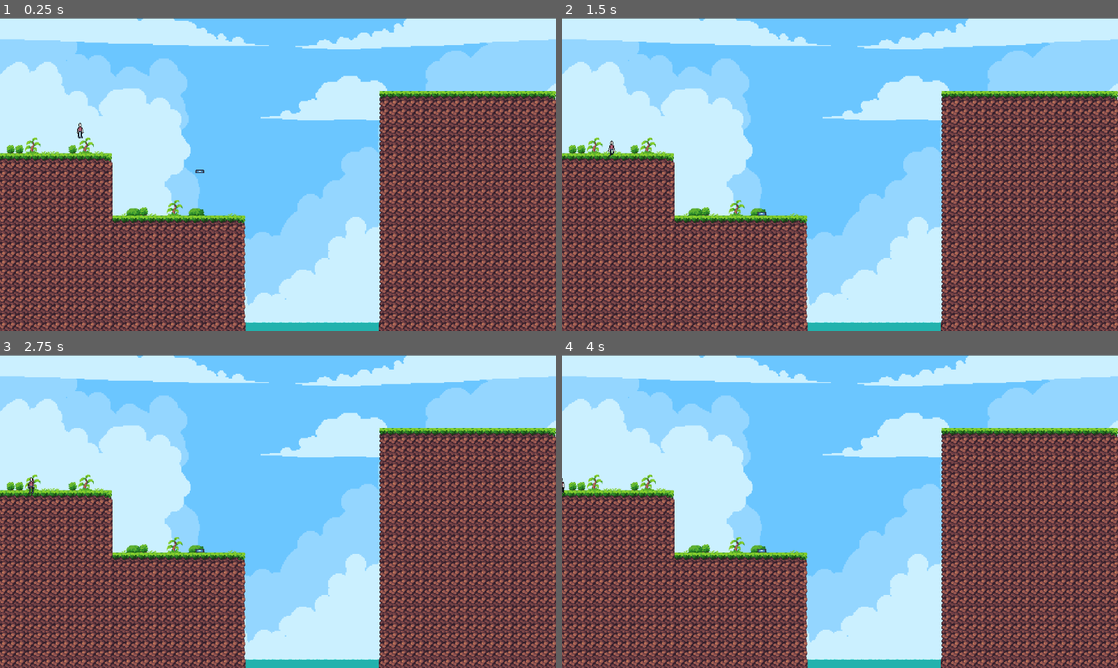
Above: before the commit, frames 1-4 (two rows, left to right).
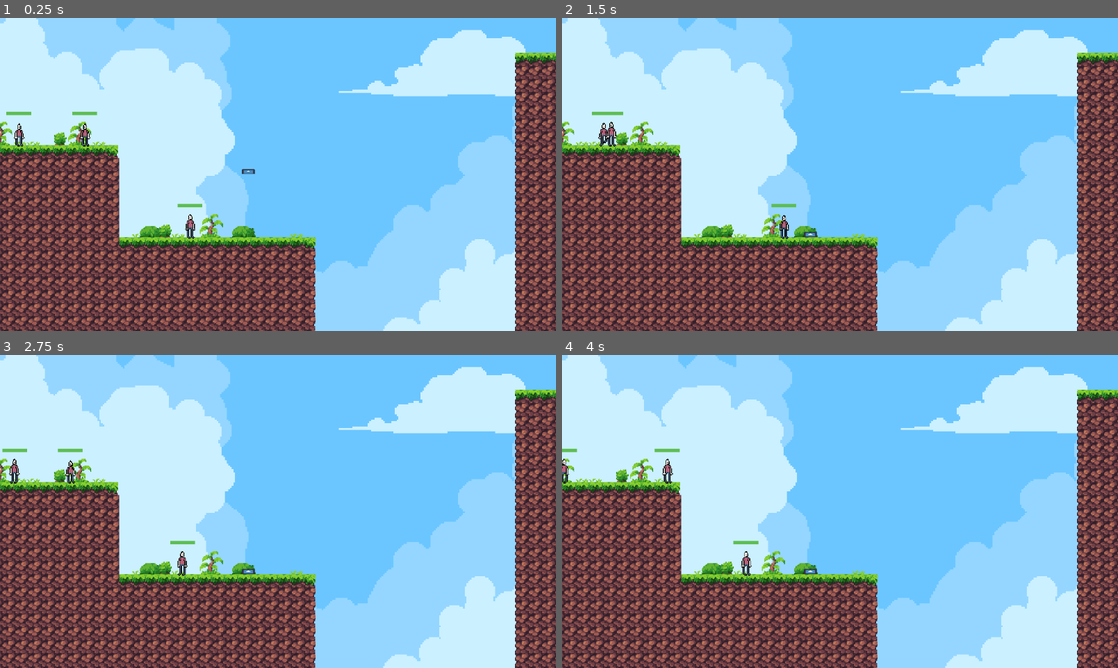
Above: after the commit, the same moments.

Repository: MichaelRRyan/ggj2024
Game: Godot game, scene res://gameplay/gameplay.tscn
Two runs of this game, one before a commit and one after it. Both use one fixed random seed, a clock stepped at 60 frames per second and the inputs below. The engine's default icon, where the game draws it, is replaced by a stand-in: a white triangle on a blue panel in a dark square.
Inputs (mouse positions are in pixels of both pictures, inside the frame that each line leads up to):
- Up to frame 1 (0.25 s): no input
- Up to frame 2 (1.5 s): move the mouse to (762, 199) at 0.52 s; press the mouse at (762, 199) at 0.53 s; move the mouse to (1006, 221) at 1.27 s; release the mouse at (1006, 221) at 1.28 s; click (1006, 221) at 1.35 s
- Up to frame 3 (2.75 s): move the mouse to (111, 464) at 2.02 s; press the mouse at (111, 464) at 2.03 s
- Up to frame 4 (4 s): move the mouse to (867, 511) at 2.77 s; release the mouse at (867, 511) at 2.78 s; click (867, 511) at 2.85 s; move the mouse to (756, 433) at 3.52 s; press the mouse at (756, 433) at 3.53 s

The runs differ from the first frame. In frame 1, 69% of the frame differs, in the area x 0-100%, y 0-100%; in frame 2, 69%; in frame 3, 69%; in frame 4, 69%.

Commit message:
Added Death and Game Over + tweaks and bug fixes
- Added Minion death and health bar.
- Added horizontal level bounds and death when falling out of map vertically.
- Added Minion names (not player faced).
- Made game end when all minions die + game over screen.
- Removed Minions ability to hold minions.
- Merged sprites in.
- Fixed minion collision to match sprites.
- Zoomed in camera.
- Stopped AI trying to walk when in air.
- Fixed some errors.

* Added death and health bar, fixed fall damage

* Added death on fall out of map and minion names

Also fixed crushing minions into the floor issue

* Added level bounds and lose on death

* Added game over screen and fixed held item error

* AI can no longer hold AI

* Adjusted collision, zoomed in camera, stopped AI moving when in air

* Fixed minion collision shape

Diff:
--- a/Characters/basic-minion.gd
+++ b/Characters/basic-minion.gd
@@ -1,12 +1,17 @@
 extends Entity
+class_name Minion
+
+signal died
 
 @export var speed : float = 300.0
 @export var acceleration : float = 300.0
 @export var jump_velocity : float = -400.0
 @export var health : float = 10
-var fall_strength : int = 0;
-@export var fall_dmg_thershold : float = 20.0
-@export var fall_dmg_ratio : float = 1.0
+@export var max_health : float = 10
+@export var _fall_dmg_thershold : float = 200.0
+@export var _fall_dmg_ratio : float = 0.01
+var _prev_velocity := Vector2.ZERO
+var _prev_is_on_floor = false
 var target
 var is_interacting : bool = false
 var has_task : bool = false
@@ -15,7 +20,6 @@
 var has_target : bool = false
 var target_x : float = 0.0
 var target_x_diff : float = 0.0
-var direction : int = 0
 var rng = RandomNumberGenerator.new()
 var random_number = 0.0
 
@@ -24,34 +28,38 @@
 @onready var _pickup_component : PickupComponent = get_node("PickupComponent")
 
 
+func _ready():
+	health = max_health
+	$HealthBar.value = health / max_health
+	name = Global.minion_names[randi() % Global.minion_names.size()]
+
 func _physics_process(delta):
-	# Add the gravity.
-	if not is_on_floor():
-		velocity.y += gravity * delta
-		fall_strength += 1
+	var direction = 0
 
 	if is_on_floor():
-		if fall_strength >= 20.0:
-			health -= (fall_strength - 20.0) / 10.0
-			fall_strength = 0
+		if not _prev_is_on_floor and _prev_velocity.y >= _fall_dmg_thershold:
+			take_damage((_prev_velocity.y - _fall_dmg_thershold) * _fall_dmg_ratio)
+			print(_prev_velocity)
 		velocity.x *= _ground_friction
+
+		if has_target:
+			target_x_diff = get_global_position().x - target_x
+			if target_x_diff < 0.0:
+				direction = 1
+			else:
+				direction = -1
+		else:
+			direction = 0
+
+		if has_task && not has_target && not is_interacting:
+			if random_number >= 0.0:
+				direction = 1
+			else:
+				direction = -1
+
 	else:
+		velocity.y += gravity * delta
 		velocity.x *= _air_friction
-
-	if has_target:
-		target_x_diff = get_global_position().x - target_x
-		if target_x_diff < 0.0:
-			direction = 1
-		else:
-			direction = -1
-	else:
-		direction = 0
-
-	if has_task && not has_target && not is_interacting:
-		if random_number >= 0.0:
-			direction = 1
-		else:
-			direction = -1
 
 	if direction != 0:
 		$AnimatedSprite2D.play("Walk")
@@ -62,6 +70,8 @@
 	if _pickup_component == null or not _pickup_component.is_held():
 		velocity.x = clamp(velocity.x + direction * acceleration * delta, -speed, speed)
 
+	_prev_velocity = velocity
+	_prev_is_on_floor = is_on_floor()
 	move_and_slide()
 
 func _on_view_body_entered(body):
@@ -86,7 +96,6 @@
 		has_target = false
 		is_interacting = true
 		has_task = true
-		direction = 0
 		harvest_timer.start(3)
 
 
@@ -97,3 +106,14 @@
 	is_interacting = false
 	has_task = false
 	pass # Replace with function body.
+
+func take_damage(amount : float):
+	health -= amount
+	$HealthBar.value = health / max_health
+	if health <= 0:
+		_die()
+
+func _die():
+	print(name + " has died.")
+	emit_signal("died")
+	queue_free()
--- a/features/entity/entity.tscn
+++ b/features/entity/entity.tscn
@@ -5,9 +5,11 @@
 [ext_resource type="Script" path="res://features/entity_pickup/pickup_component.gd" id="2_kmm32"]
 
 [sub_resource type="RectangleShape2D" id="RectangleShape2D_yb0ci"]
+size = Vector2(14, 30)
 
 [sub_resource type="CapsuleShape2D" id="CapsuleShape2D_q6ywv"]
-height = 26.0
+radius = 13.0
+height = 34.0
 
 [node name="Entity" type="CharacterBody2D"]
 collision_layer = 2
--- a/features/entity/minion.tscn
+++ b/features/entity/minion.tscn
@@ -1,11 +1,13 @@
-[gd_scene load_steps=46 format=3 uid="uid://b7u5ttuukuhdx"]
+[gd_scene load_steps=49 format=3 uid="uid://b7u5ttuukuhdx"]
 
 [ext_resource type="PackedScene" uid="uid://c1q10vduv63ji" path="res://features/entity/entity.tscn" id="1_cjd4a"]
 [ext_resource type="Script" path="res://Characters/basic-minion.gd" id="2_3qkd6"]
-[ext_resource type="Texture2D" uid="uid://detl8fqbkd1qb" path="res://assets/images/animations/MinionSpritesheet.png" id="3_ol4be"]
-[ext_resource type="Script" path="res://Characters/TimerIdle.gd" id="3_xjedm"]
+[ext_resource type="Script" path="res://features/hold_entity/hold_entity_component.gd" id="4_26n4l"]
+[ext_resource type="Texture2D" uid="uid://detl8fqbkd1qb" path="res://assets/images/animations/MinionSpritesheet.png" id="4_ol4be"]
+[ext_resource type="Script" path="res://Characters/TimerIdle.gd" id="5_xjedm"]
 
 [sub_resource type="CircleShape2D" id="CircleShape2D_b7och"]
+radius = 14.0
 
 [sub_resource type="RectangleShape2D" id="RectangleShape2D_mo8om"]
 size = Vector2(1617.5, 1449.5)
@@ -13,152 +15,158 @@
 [sub_resource type="RectangleShape2D" id="RectangleShape2D_2luo6"]
 size = Vector2(210.25, 187.75)
 
+[sub_resource type="StyleBoxFlat" id="StyleBoxFlat_kcdhf"]
+bg_color = Color(0.929412, 0.419608, 0.372549, 1)
+
+[sub_resource type="StyleBoxFlat" id="StyleBoxFlat_6fl1g"]
+bg_color = Color(0.368627, 0.741176, 0.321569, 1)
+
 [sub_resource type="AtlasTexture" id="AtlasTexture_yugt3"]
-atlas = ExtResource("3_ol4be")
+atlas = ExtResource("4_ol4be")
 region = Rect2(0, 96, 32, 32)
 
 [sub_resource type="AtlasTexture" id="AtlasTexture_fe2k5"]
-atlas = ExtResource("3_ol4be")
+atlas = ExtResource("4_ol4be")
 region = Rect2(32, 96, 32, 32)
 
 [sub_resource type="AtlasTexture" id="AtlasTexture_8dy3g"]
-atlas = ExtResource("3_ol4be")
+atlas = ExtResource("4_ol4be")
 region = Rect2(64, 96, 32, 32)
 
 [sub_resource type="AtlasTexture" id="AtlasTexture_3kn1i"]
-atlas = ExtResource("3_ol4be")
+atlas = ExtResource("4_ol4be")
 region = Rect2(96, 96, 32, 32)
 
 [sub_resource type="AtlasTexture" id="AtlasTexture_6sn54"]
-atlas = ExtResource("3_ol4be")
+atlas = ExtResource("4_ol4be")
 region = Rect2(128, 96, 32, 32)
 
 [sub_resource type="AtlasTexture" id="AtlasTexture_8onsx"]
-atlas = ExtResource("3_ol4be")
+atlas = ExtResource("4_ol4be")
 region = Rect2(160, 96, 32, 32)
 
 [sub_resource type="AtlasTexture" id="AtlasTexture_dne16"]
-atlas = ExtResource("3_ol4be")
+atlas = ExtResource("4_ol4be")
 region = Rect2(192, 96, 32, 32)
 
 [sub_resource type="AtlasTexture" id="AtlasTexture_klft0"]
-atlas = ExtResource("3_ol4be")
+atlas = ExtResource("4_ol4be")
 region = Rect2(0, 160, 32, 32)
 
 [sub_resource type="AtlasTexture" id="AtlasTexture_mbdce"]
-atlas = ExtResource("3_ol4be")
+atlas = ExtResource("4_ol4be")
 region = Rect2(0, 0, 32, 32)
 
 [sub_resource type="AtlasTexture" id="AtlasTexture_chtyo"]
-atlas = ExtResource("3_ol4be")
+atlas = ExtResource("4_ol4be")
 region = Rect2(32, 0, 32, 32)
 
 [sub_resource type="AtlasTexture" id="AtlasTexture_xc2q6"]
-atlas = ExtResource("3_ol4be")
+atlas = ExtResource("4_ol4be")
 region = Rect2(64, 0, 32, 32)
 
 [sub_resource type="AtlasTexture" id="AtlasTexture_whbo2"]
-atlas = ExtResource("3_ol4be")
+atlas = ExtResource("4_ol4be")
 region = Rect2(0, 192, 32, 32)
 
 [sub_resource type="AtlasTexture" id="AtlasTexture_1ogg0"]
-atlas = ExtResource("3_ol4be")
+atlas = ExtResource("4_ol4be")
 region = Rect2(32, 192, 32, 32)
 
 [sub_resource type="AtlasTexture" id="AtlasTexture_slnmb"]
-atlas = ExtResource("3_ol4be")
+atlas = ExtResource("4_ol4be")
 region = Rect2(64, 192, 32, 32)
 
 [sub_resource type="AtlasTexture" id="AtlasTexture_h3472"]
-atlas = ExtResource("3_ol4be")
+atlas = ExtResource("4_ol4be")
 region = Rect2(0, 224, 32, 32)
 
 [sub_resource type="AtlasTexture" id="AtlasTexture_uj4ad"]
-atlas = ExtResource("3_ol4be")
+atlas = ExtResource("4_ol4be")
 region = Rect2(32, 224, 32, 32)
 
 [sub_resource type="AtlasTexture" id="AtlasTexture_xag8k"]
-atlas = ExtResource("3_ol4be")
+atlas = ExtResource("4_ol4be")
 region = Rect2(64, 224, 32, 32)
 
 [sub_resource type="AtlasTexture" id="AtlasTexture_1wchn"]
-atlas = ExtResource("3_ol4be")
+atlas = ExtResource("4_ol4be")
 region = Rect2(0, 128, 32, 32)
 
 [sub_resource type="AtlasTexture" id="AtlasTexture_152la"]
-atlas = ExtResource("3_ol4be")
+atlas = ExtResource("4_ol4be")
 region = Rect2(0, 64, 32, 32)
 
 [sub_resource type="AtlasTexture" id="AtlasTexture_abfvl"]
-atlas = ExtResource("3_ol4be")
+atlas = ExtResource("4_ol4be")
 region = Rect2(32, 64, 32, 32)
 
 [sub_resource type="AtlasTexture" id="AtlasTexture_id6ua"]
-atlas = ExtResource("3_ol4be")
+atlas = ExtResource("4_ol4be")
 region = Rect2(64, 64, 32, 32)
 
 [sub_resource type="AtlasTexture" id="AtlasTexture_hw086"]
-atlas = ExtResource("3_ol4be")
+atlas = ExtResource("4_ol4be")
 region = Rect2(96, 64, 32, 32)
 
 [sub_resource type="AtlasTexture" id="AtlasTexture_s3boc"]
-atlas = ExtResource("3_ol4be")
+atlas = ExtResource("4_ol4be")
 region = Rect2(128, 64, 32, 32)
 
 [sub_resource type="AtlasTexture" id="AtlasTexture_stcdk"]
-atlas = ExtResource("3_ol4be")
+atlas = ExtResource("4_ol4be")
 region = Rect2(0, 256, 32, 32)
 
 [sub_resource type="AtlasTexture" id="AtlasTexture_hu0mg"]
-atlas = ExtResource("3_ol4be")
+atlas = ExtResource("4_ol4be")
 region = Rect2(32, 256, 32, 32)
 
 [sub_resource type="AtlasTexture" id="AtlasTexture_p58gv"]
-atlas = ExtResource("3_ol4be")
+atlas = ExtResource("4_ol4be")
 region = Rect2(64, 256, 32, 32)
 
 [sub_resource type="AtlasTexture" id="AtlasTexture_74mn3"]
-atlas = ExtResource("3_ol4be")
+atlas = ExtResource("4_ol4be")
 region = Rect2(96, 256, 32, 32)
 
 [sub_resource type="AtlasTexture" id="AtlasTexture_47uux"]
-atlas = ExtResource("3_ol4be")
+atlas = ExtResource("4_ol4be")
 region = Rect2(128, 256, 32, 32)
 
 [sub_resource type="AtlasTexture" id="AtlasTexture_mndas"]
-atlas = ExtResource("3_ol4be")
+atlas = ExtResource("4_ol4be")
 region = Rect2(0, 288, 32, 32)
 
 [sub_resource type="AtlasTexture" id="AtlasTexture_a8ox4"]
-atlas = ExtResource("3_ol4be")
+atlas = ExtResource("4_ol4be")
 region = Rect2(32, 288, 32, 32)
 
 [sub_resource type="AtlasTexture" id="AtlasTexture_oxh4w"]
-atlas = ExtResource("3_ol4be")
+atlas = ExtResource("4_ol4be")
 region = Rect2(64, 288, 32, 32)
 
 [sub_resource type="AtlasTexture" id="AtlasTexture_62o7h"]
-atlas = ExtResource("3_ol4be")
+atlas = ExtResource("4_ol4be")
 region = Rect2(96, 288, 32, 32)
 
 [sub_resource type="AtlasTexture" id="AtlasTexture_fc2rs"]
-atlas = ExtResource("3_ol4be")
+atlas = ExtResource("4_ol4be")
 region = Rect2(128, 288, 32, 32)
 
 [sub_resource type="AtlasTexture" id="AtlasTexture_5af4w"]
-atlas = ExtResource("3_ol4be")
+atlas = ExtResource("4_ol4be")
 region = Rect2(0, 32, 32, 32)
 
 [sub_resource type="AtlasTexture" id="AtlasTexture_fhads"]
-atlas = ExtResource("3_ol4be")
+atlas = ExtResource("4_ol4be")
 region = Rect2(32, 32, 32, 32)
 
 [sub_resource type="AtlasTexture" id="AtlasTexture_2ds8a"]
-atlas = ExtResource("3_ol4be")
+atlas = ExtResource("4_ol4be")
 region = Rect2(64, 32, 32, 32)
 
 [sub_resource type="AtlasTexture" id="AtlasTexture_wfxwn"]
-atlas = ExtResource("3_ol4be")
+atlas = ExtResource("4_ol4be")
 region = Rect2(96, 32, 32, 32)
 
 [sub_resource type="SpriteFrames" id="SpriteFrames_so6kw"]
@@ -331,32 +339,29 @@
 acceleration = 300.0
 jump_velocity = -400.0
 health = 10.0
-fall_dmg_thershold = 20.0
-fall_dmg_ratio = 1.0
+max_health = 10.0
+_fall_dmg_thershold = 200.0
+_fall_dmg_ratio = 0.01
 
 [node name="Sprite2D" parent="." index="0"]
-texture = ExtResource("3_ol4be")
+texture = ExtResource("4_ol4be")
 hframes = 7
 vframes = 10
 
 [node name="CollisionShape2D" parent="." index="1"]
-visible = false
-
-[node name="PickupComponent" parent="." index="2"]
-visible = false
+position = Vector2(0, -1)
 
 [node name="CollisionShape2D" parent="PickupComponent" index="0"]
-visible = false
+position = Vector2(0, -1.36)
 
 [node name="HoldEntityComponent" type="Area2D" parent="." index="3" groups=["hold_entity_component"]]
-visible = false
+script = ExtResource("4_26n4l")
 
 [node name="CollisionShape2D" type="CollisionShape2D" parent="HoldEntityComponent" index="0"]
 visible = false
 shape = SubResource("CircleShape2D_b7och")
 
 [node name="View" type="Area2D" parent="." index="4"]
-visible = false
 collision_layer = 0
 collision_mask = 2
 
@@ -365,18 +370,37 @@
 shape = SubResource("RectangleShape2D_mo8om")
 
 [node name="InteractRange" type="Area2D" parent="." index="5"]
-visible = false
 
 [node name="CollisionShape2D" type="CollisionShape2D" parent="InteractRange" index="0"]
 visible = false
 shape = SubResource("RectangleShape2D_2luo6")
 
 [node name="TimerIdle" type="Timer" parent="." index="6"]
-script = ExtResource("3_xjedm")
+script = ExtResource("5_xjedm")
 
 [node name="TimerHarvest" type="Timer" parent="." index="7"]
 
-[node name="AnimatedSprite2D" type="AnimatedSprite2D" parent="." index="8"]
+[node name="HealthBar" type="ProgressBar" parent="." index="8"]
+anchors_preset = 8
+anchor_left = 0.5
+anchor_top = 0.5
+anchor_right = 0.5
+anchor_bottom = 0.5
+offset_left = -15.0
+offset_top = -26.0
+offset_right = 173.0
+offset_bottom = -3.0
+grow_horizontal = 2
+grow_vertical = 2
+scale = Vector2(0.16, 0.16)
+theme_override_colors/font_color = Color(0, 0, 0, 0)
+theme_override_styles/background = SubResource("StyleBoxFlat_kcdhf")
+theme_override_styles/fill = SubResource("StyleBoxFlat_6fl1g")
+max_value = 1.0
+step = 0.0
+value = 1.0
+
+[node name="AnimatedSprite2D" type="AnimatedSprite2D" parent="." index="9"]
 sprite_frames = SubResource("SpriteFrames_so6kw")
 animation = &"Walk"
 frame_progress = 0.233553
--- a/features/entity_pickup/pickup_component.gd
+++ b/features/entity_pickup/pickup_component.gd
@@ -1,11 +1,11 @@
 extends Area2D
 class_name PickupComponent
 
+signal picked_up
+
 @export var _drag_speed := 10.0
 
-enum HoldState { NOT_HELD, MOUSE_CURSOR, ENTITY }
-
-var _held_state = HoldState.NOT_HELD
+var _is_held = false
 var _mouse_hovered := false
 var _parent : CharacterBody2D = null
 var _hovered_hold_component = null
@@ -13,13 +13,14 @@
 
 #-------------------------------------------------------------------------------
 func is_held():
-	return _held_state != HoldState.NOT_HELD
+	return _is_held
 
 
 #-------------------------------------------------------------------------------
 func mouse_pickup():
-	_held_state = HoldState.MOUSE_CURSOR
-	print(_parent.name + " Held mouse")
+	_is_held = true
+	emit_signal("picked_up")
+
 
 #-------------------------------------------------------------------------------
 func _ready():
@@ -33,16 +34,13 @@
 
 #-------------------------------------------------------------------------------
 func _process(_delta):
-	if _held_state == HoldState.MOUSE_CURSOR:
+	if _is_held:
 		var distance = get_global_mouse_position() - _parent.position
 		var raw_vel = distance * _drag_speed
 		var distance_with_framerate = distance.length() * 60.0
 		var vel_length = clamp(raw_vel.length(), -distance_with_framerate, distance_with_framerate)
 		var final_vel = raw_vel.normalized() * vel_length
 		_parent.velocity = final_vel
-
-	elif _held_state == HoldState.ENTITY:
-		_parent.position = _hovered_hold_component.global_position
 
 #-------------------------------------------------------------------------------
 func _on_mouse_entered():
@@ -57,17 +55,16 @@
 	if event.is_action_pressed("select") and _mouse_hovered:
 		Global.mouse.request_pickup(self)
 
-	elif event.is_action_released("select") and _held_state == HoldState.MOUSE_CURSOR:
-		print("Unclick")
-		if _hovered_hold_component: # If hovering over a hold component.
+	elif event.is_action_released("select") and _is_held:
+		# If hovering over a hold component and not a minion.
+		if _hovered_hold_component and not _parent.is_in_group("minion"):
 			Global.mouse.is_holding_entity = false
-			_held_state = HoldState.ENTITY
-			print(_parent.name + " Is held by " + _hovered_hold_component.get_parent().name)
+			_hovered_hold_component.hold(_parent, self)
+			_is_held = false
+
 		else:
 			Global.mouse.is_holding_entity = false
-			_held_state = HoldState.NOT_HELD
-			print(_parent.name + " dropped")
-			print(_parent.velocity)
+			_is_held = false
 
 #-------------------------------------------------------------------------------
 func _on_area_entered(area):
@@ -79,14 +76,10 @@
 			return
 
 		_hovered_hold_component = area
-		print("Hold area entered")
 
 #-------------------------------------------------------------------------------
 func _on_area_exited(area):
-	if area.is_in_group("hold_entity_component") \
-			and area == _hovered_hold_component \
-			and _held_state != HoldState.ENTITY:
+	if area.is_in_group("hold_entity_component") and area == _hovered_hold_component:
 		_hovered_hold_component = null
-		print("Hold area exited")
 
 #-------------------------------------------------------------------------------
--- a/features/global/global.gd
+++ b/features/global/global.gd
@@ -25,3 +25,14 @@
 
 
 var mouse : Mouse = Mouse.new()
+
+var minion_names = [
+	"Joe",
+	"Pete",
+	"John",
+	"Michael",
+	"Nick",
+	"Naoise",
+	"Dylan",
+	"Matt"
+]
--- /dev/null
+++ b/features/hold_entity/hold_entity_component.gd
@@ -0,0 +1,18 @@
+extends Area2D
+
+var _held_entity : Entity = null
+
+
+func get_held_entity():
+	return _held_entity
+
+func hold(entity : Entity, pickup_component):
+	_held_entity = entity
+	pickup_component.connect("picked_up", drop)
+
+func drop():
+	_held_entity = null
+
+func _process(delta):
+	if _held_entity:
+		_held_entity.position = global_position
--- /dev/null
+++ b/features/ui_screens/game_over_screen/game_over_screen.gd
@@ -0,0 +1,7 @@
+extends Control
+
+signal restart_pressed
+
+
+func _on_restart_button_pressed():
+	emit_signal("restart_pressed")
--- /dev/null
+++ b/features/ui_screens/game_over_screen/game_over_screen.tscn
@@ -0,0 +1,64 @@
+[gd_scene load_steps=2 format=3 uid="uid://ctodlsmys130x"]
+
+[ext_resource type="Script" path="res://features/ui_screens/game_over_screen/game_over_screen.gd" id="1_ebg2i"]
+
+[node name="GameOverScreen" type="Control"]
+layout_mode = 3
+anchors_preset = 15
+anchor_right = 1.0
+anchor_bottom = 1.0
+grow_horizontal = 2
+grow_vertical = 2
+script = ExtResource("1_ebg2i")
+
+[node name="GameOverLabel" type="Label" parent="."]
+layout_mode = 1
+anchors_preset = 8
+anchor_left = 0.5
+anchor_top = 0.5
+anchor_right = 0.5
+anchor_bottom = 0.5
+offset_left = -261.5
+offset_top = -111.5
+offset_right = 261.5
+offset_bottom = 13.5
+grow_horizontal = 2
+grow_vertical = 2
+theme_override_colors/font_color = Color(0, 0, 0, 1)
+theme_override_font_sizes/font_size = 91
+text = "GAME OVER"
+
+[node name="ExplanationLabel" type="Label" parent="."]
+layout_mode = 1
+anchors_preset = 8
+anchor_left = 0.5
+anchor_top = 0.5
+anchor_right = 0.5
+anchor_bottom = 0.5
+offset_left = -329.5
+offset_top = 16.5
+offset_right = 329.5
+offset_bottom = 93.5
+grow_horizontal = 2
+grow_vertical = 2
+theme_override_colors/font_color = Color(0, 0, 0, 1)
+theme_override_font_sizes/font_size = 26
+text = "All of your minions died."
+horizontal_alignment = 1
+
+[node name="RestartButton" type="Button" parent="."]
+layout_mode = 1
+anchors_preset = 8
+anchor_left = 0.5
+anchor_top = 0.5
+anchor_right = 0.5
+anchor_bottom = 0.5
+offset_left = -67.0
+offset_top = 107.0
+offset_right = 67.0
+offset_bottom = 149.0
+grow_horizontal = 2
+grow_vertical = 2
+text = "Restart"
+
+[connection signal="pressed" from="RestartButton" to="." method="_on_restart_button_pressed"]
--- a/gameplay/gameplay.tscn
+++ b/gameplay/gameplay.tscn
@@ -1,18 +1,27 @@
-[gd_scene load_steps=6 format=3 uid="uid://coiak86a6j23m"]
+[gd_scene load_steps=11 format=3 uid="uid://coiak86a6j23m"]
 
 [ext_resource type="PackedScene" uid="uid://cw4bt3vwparv0" path="res://features/terrain/terrain.tscn" id="1_w7dwa"]
 [ext_resource type="Texture2D" uid="uid://n0528l5ksxks" path="res://assets/images/backgrounds/placeholder_background1.png" id="2_be6do"]
 [ext_resource type="Texture2D" uid="uid://bt5kkv3yt2tko" path="res://assets/images/backgrounds/placeholder_background2.png" id="3_q37f8"]
 [ext_resource type="PackedScene" uid="uid://b1fcgkgk1wywa" path="res://features/entity/tools/tool.tscn" id="5_ay17o"]
 [ext_resource type="PackedScene" uid="uid://b7u5ttuukuhdx" path="res://features/entity/minion.tscn" id="6_jtv3i"]
+[ext_resource type="Script" path="res://gameplay/kill_area.gd" id="6_uc1pn"]
+[ext_resource type="Script" path="res://gameplay/objective_manager.gd" id="7_60kk4"]
+[ext_resource type="PackedScene" uid="uid://ctodlsmys130x" path="res://features/ui_screens/game_over_screen/game_over_screen.tscn" id="8_k6qtp"]
+
+[sub_resource type="RectangleShape2D" id="RectangleShape2D_f1gx5"]
+size = Vector2(17811, 158)
+
+[sub_resource type="RectangleShape2D" id="RectangleShape2D_llhst"]
+size = Vector2(234, 2074)
 
 [node name="Gameplay" type="Node2D"]
 
 [node name="Terrain" parent="." instance=ExtResource("1_w7dwa")]
 
 [node name="Camera2D" type="Camera2D" parent="."]
-position = Vector2(298, -74)
-zoom = Vector2(1.15, 1.15)
+position = Vector2(193, -76)
+zoom = Vector2(1.705, 1.705)
 
 [node name="Background1" type="Sprite2D" parent="."]
 z_index = -9
@@ -32,4 +41,43 @@
 position = Vector2(157, -96)
 
 [node name="Minion" parent="." instance=ExtResource("6_jtv3i")]
-position = Vector2(-59, -172)
+position = Vector2(-42, -128)
+
+[node name="Minion2" parent="." instance=ExtResource("6_jtv3i")]
+position = Vector2(-122, -135)
+
+[node name="Minion3" parent="." instance=ExtResource("6_jtv3i")]
+position = Vector2(84, -18)
+
+[node name="KillArea" type="Area2D" parent="."]
+position = Vector2(0, 200)
+collision_mask = 2
+script = ExtResource("6_uc1pn")
+
+[node name="CollisionShape2D" type="CollisionShape2D" parent="KillArea"]
+position = Vector2(426.5, 98)
+shape = SubResource("RectangleShape2D_f1gx5")
+
+[node name="LeftBound" type="StaticBody2D" parent="."]
+position = Vector2(-159, 0)
+
+[node name="CollisionShape2D" type="CollisionShape2D" parent="LeftBound"]
+position = Vector2(-107, -740)
+shape = SubResource("RectangleShape2D_llhst")
+
+[node name="RightBound" type="StaticBody2D" parent="."]
+position = Vector2(757, 5)
+
+[node name="CollisionShape2D" type="CollisionShape2D" parent="RightBound"]
+position = Vector2(-107, -740)
+shape = SubResource("RectangleShape2D_llhst")
+
+[node name="ObjectiveManager" type="Node" parent="."]
+script = ExtResource("7_60kk4")
+
+[node name="UI" type="CanvasLayer" parent="." groups=["ui"]]
+
+[node name="GameOverScreen" parent="UI" instance=ExtResource("8_k6qtp")]
+visible = false
+
+[connection signal="body_entered" from="KillArea" to="KillArea" method="_on_body_entered"]
--- /dev/null
+++ b/gameplay/kill_area.gd
@@ -0,0 +1,10 @@
+extends Area2D
+
+#-------------------------------------------------------------------------------
+func _on_body_entered(body):
+	if body.is_in_group("minion") and body is Minion:
+		var minion : Minion = body
+		minion.take_damage(10000000)
+
+
+#-------------------------------------------------------------------------------
--- /dev/null
+++ b/gameplay/objective_manager.gd
@@ -0,0 +1,34 @@
+extends Node
+
+var _num_minions = 0
+var _ui : CanvasLayer = null
+var _game_over_screen : Control = null
+
+
+func _ready():
+	# Get all minions, count number, connect death signal.
+	var minions = get_tree().get_nodes_in_group("minion")
+	_num_minions = minions.size()
+	for node in minions:
+		var minion = node as Minion
+		minion.connect("died", _minion_died)
+
+	# Find the UI node.
+	var uis = get_tree().get_nodes_in_group("ui")
+	if !uis.is_empty():
+		_ui = uis.front()
+		assert(_ui)
+		_game_over_screen = _ui.get_node("GameOverScreen")
+		assert(_game_over_screen)
+		_game_over_screen.connect("restart_pressed", _restart_game)
+
+
+func _minion_died():
+	_num_minions -= 1
+	if _num_minions <= 0:
+		print("Lost game")
+		_game_over_screen.show()
+
+
+func _restart_game():
+	get_tree().reload_current_scene()
Not shown: 1 places in test_level.tscn that only renumber resources
